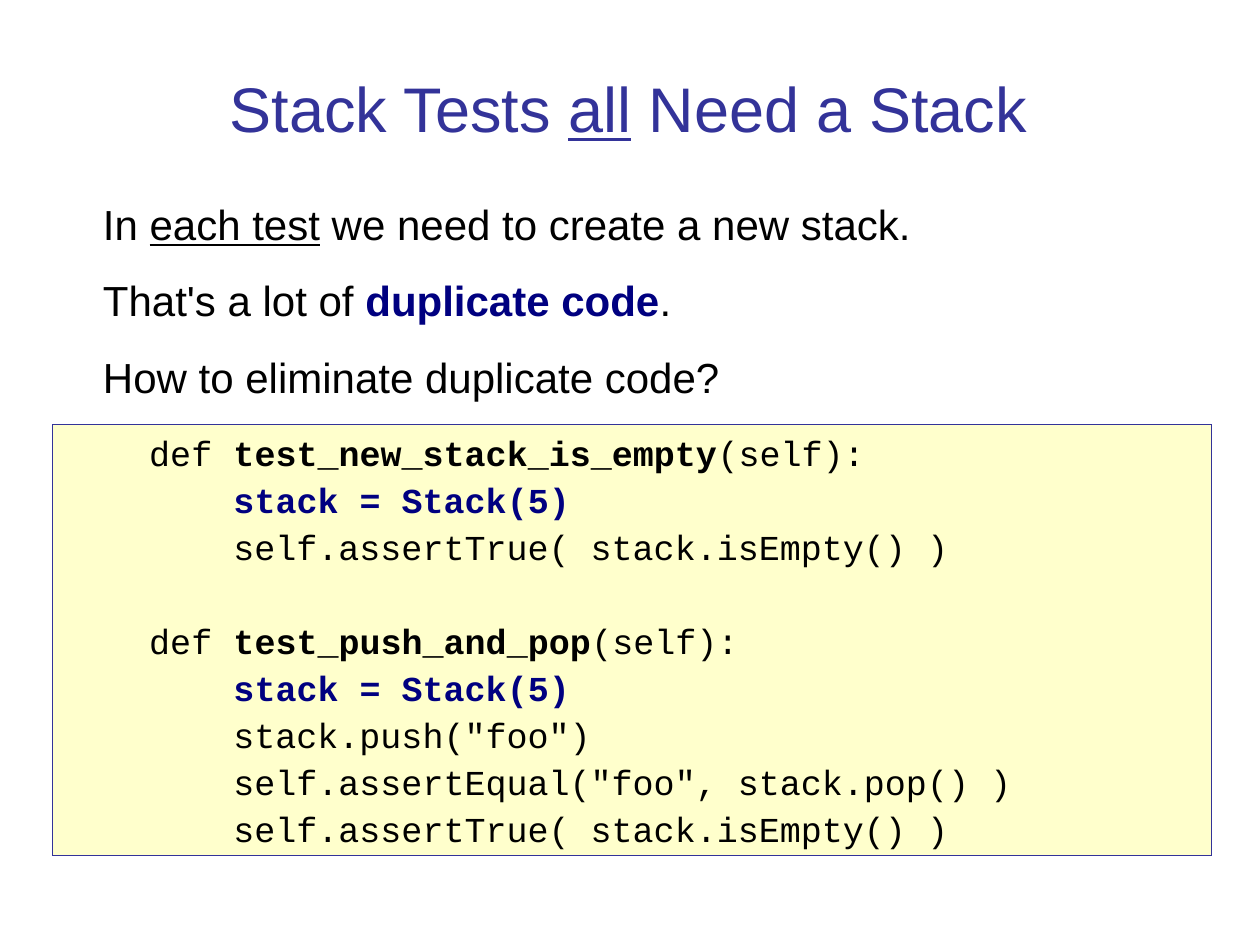
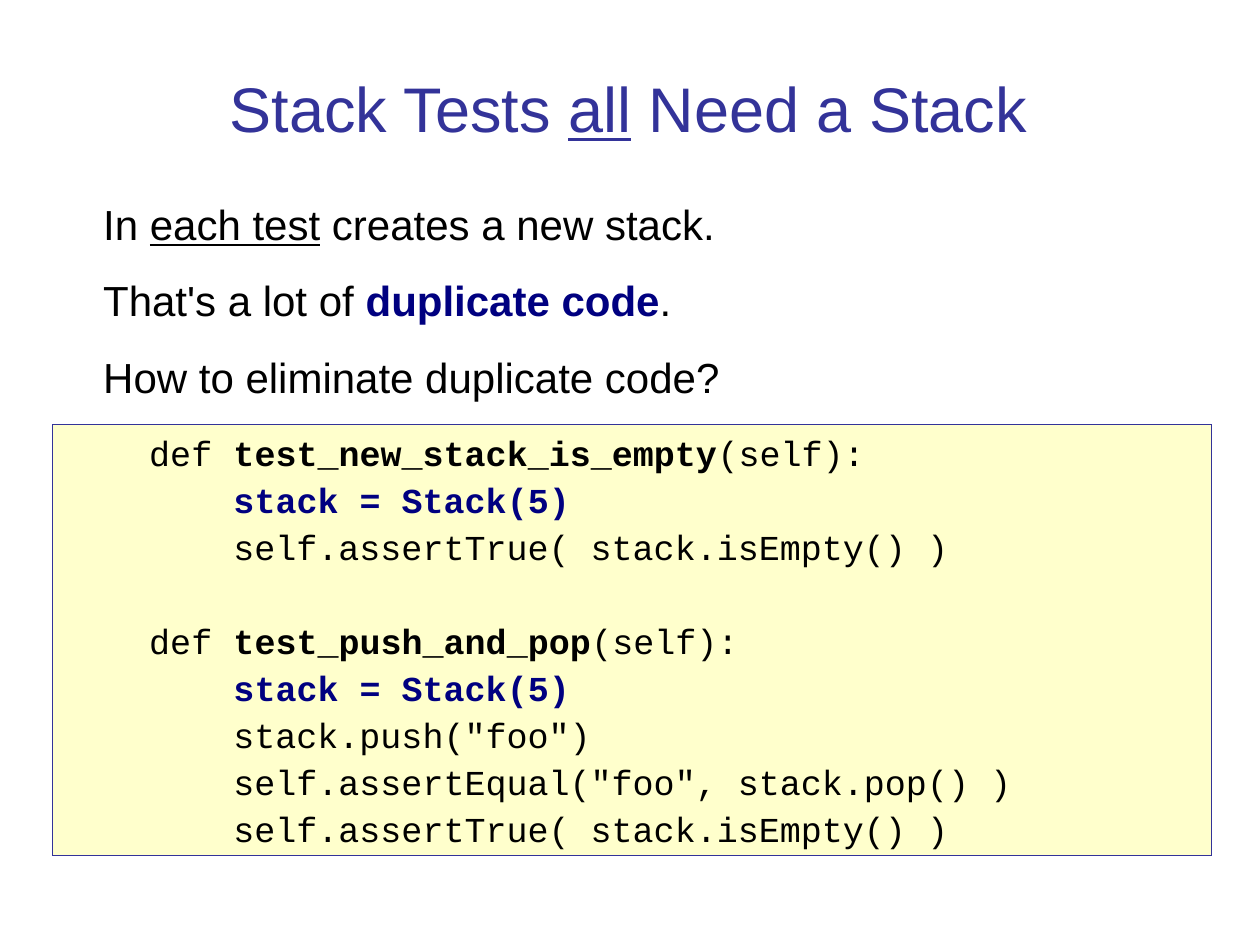
Before and after one commit to cpske/ISP, a slide deck: slide 30 of testing/PythonUnitTesting.ppt (slide 36 before the commit). Drawn at 1260x945 pixels with LibreOffice and Linux fonts; fonts in the diff are those of the drawing. Boxes give left, top, right and bottom in pixels: in the first picture for what was removed or moved away, otherwise in the second. Text is boxed around its words. In the diff, an @@ line names an element or a change of style, - is before the commit and + after.

Commit message:
update unit tests in Python, remove TDD slides

```diff
--- a/testing/PythonUnitTesting.ppt
+++ b/testing/PythonUnitTesting.ppt
@@ text at (103, 209, 715, 246): text changed @@
-In each test we need to create a new stack.
+In each test creates a new stack.
```
Also in this commit, not shown: 7 other slides changed, 6 slides removed, 6 other files.
